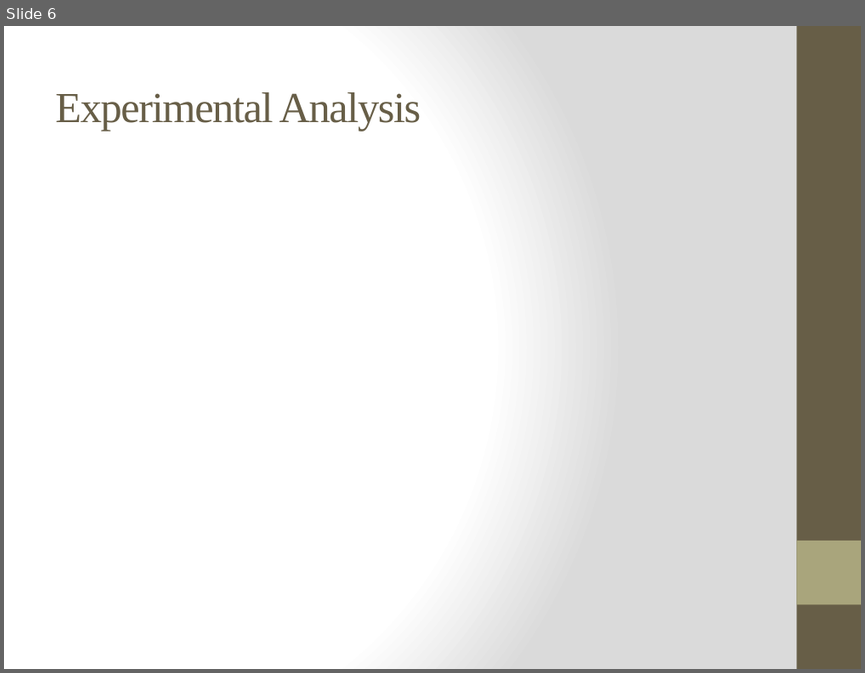
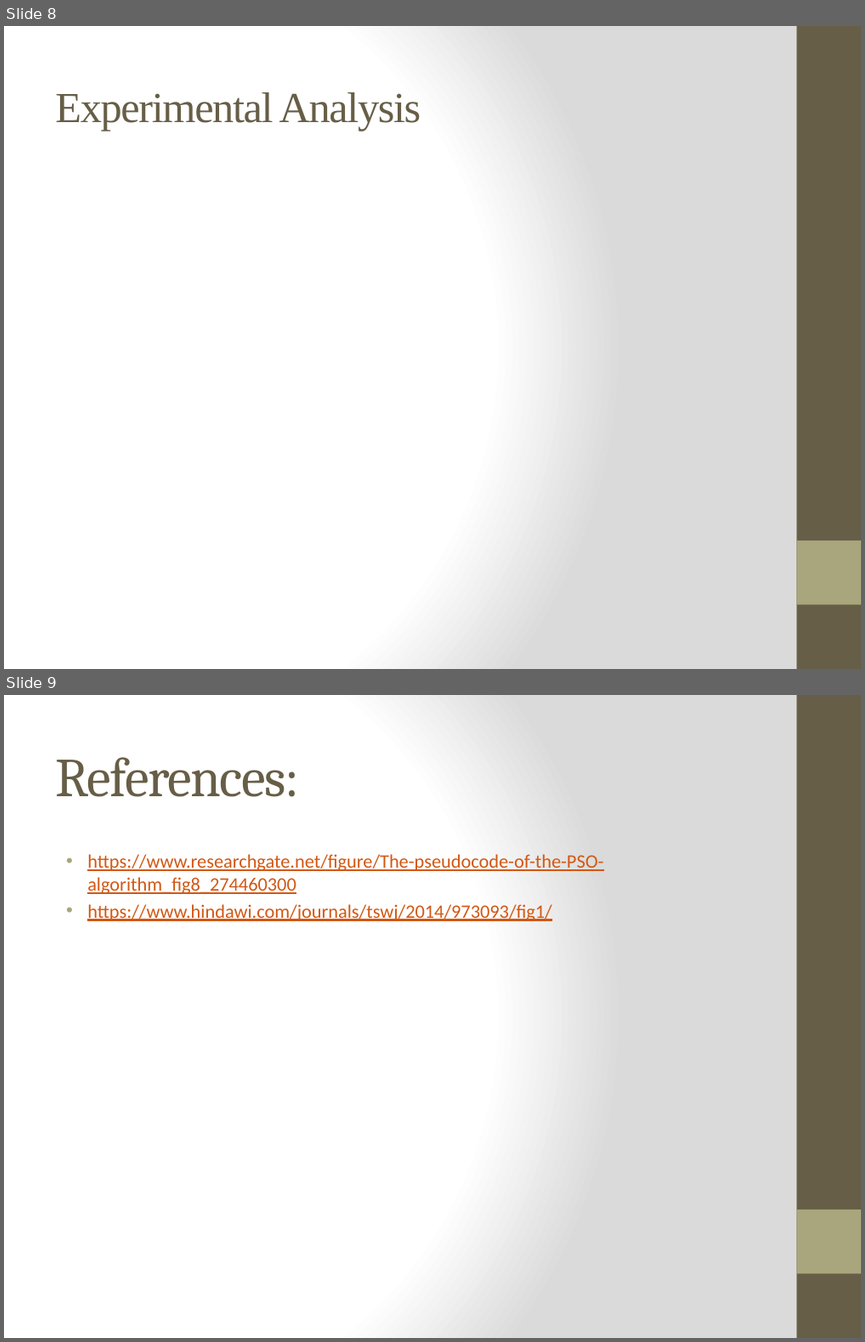
Before and after one commit to ayazhassan-courses/project-pyteam, a slide deck: Documentation/Presentation (interim demo).pptx. Shown one above the other, each under a label of ours: slide 6 before the commit, slides 8 and 9 after it. The pictures are 865x673 and 865x1342 pixels, drawn with LibreOffice and Linux fonts; fonts in the diff are those of the drawing. Boxes give left, top, right and bottom in pixels: in the first picture for what was removed or moved away, otherwise in the second. Text is boxed around its words. In the diff, an @@ line names an element or a change of style, - is before the commit and + after.

Commit message:
PSO algorithm and flowchart added to ppt

```diff
--- a/Documentation/Presentation (interim demo).pptx
+++ b/Documentation/Presentation (interim demo).pptx
@@ slide 9 added at [4, 695, 861, 1338], background gradient #FFFFFF to #DADADA; not listed: 2 template elements that a slide beside it also shows @@
@@ title added at [55, 757, 299, 797], 46 pt, text #675E47 @@
+References:
@@ text added at [87, 854, 603, 921], 16 pt, text #D25814, underline @@
+• https://www.researchgate.net/figure/The-pseudocode-of-the-PSO-algorithm_fig8_274460300
+• https://www.hindawi.com/journals/tswj/2014/973093/fig1/
@@ what was slide 6 is now slide 8 @@
```
Also in this commit, not shown: 1 slide changed, 2 other slides added.
